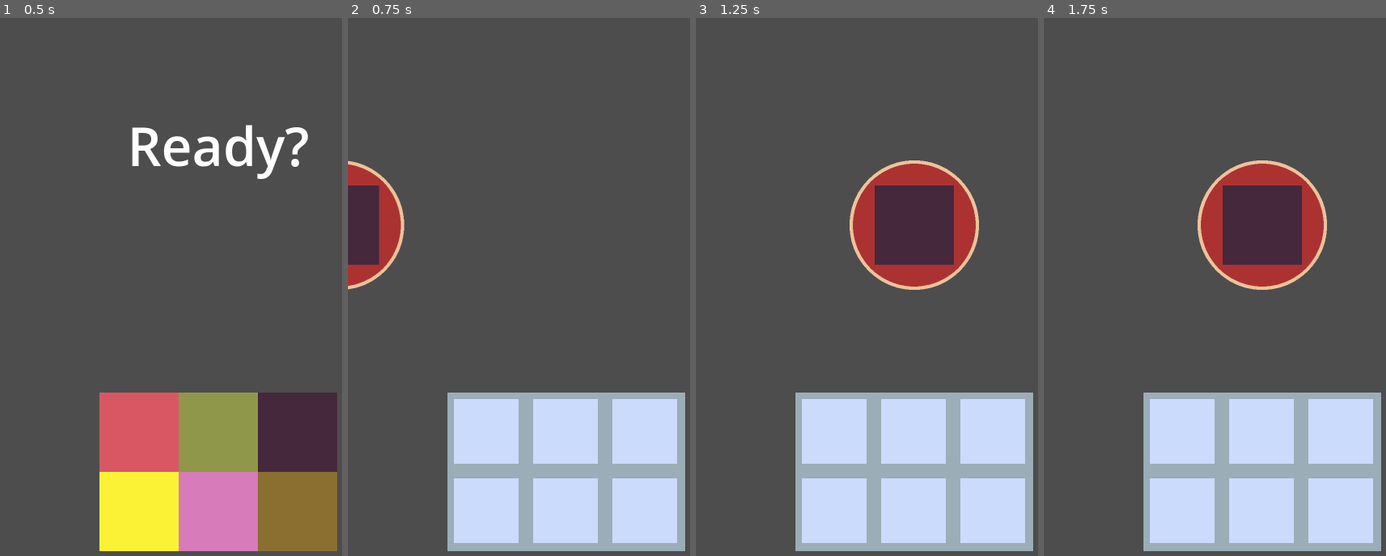
Above: before the commit, frames 1-4 (left to right).
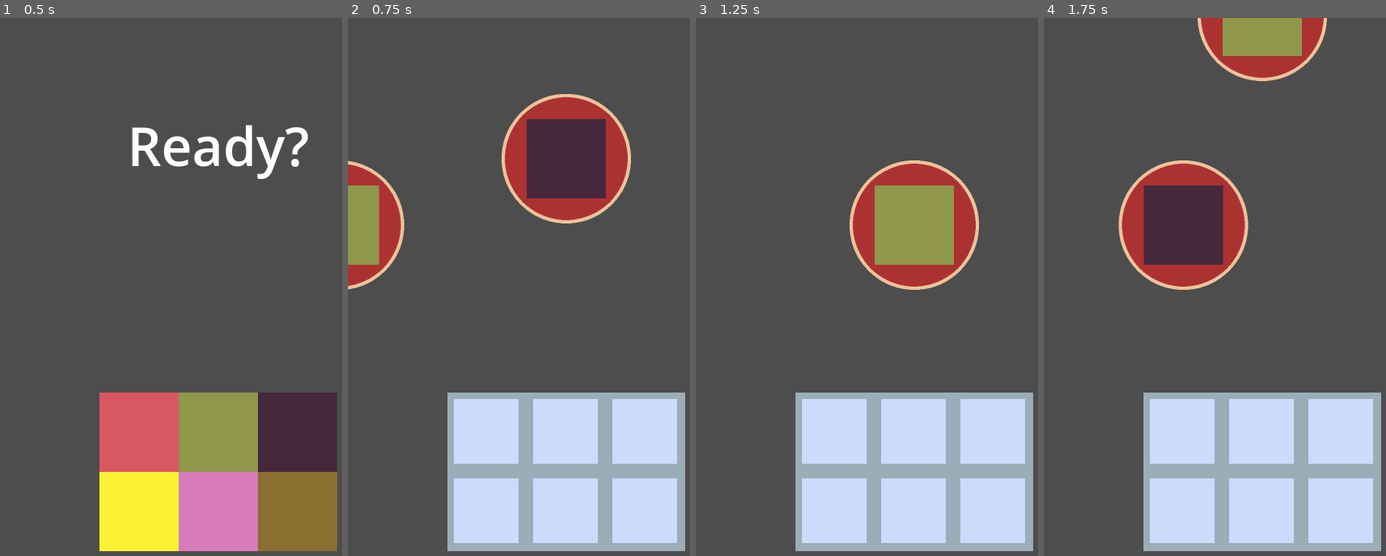
Above: after the commit, the same moments.

Repository: msanatan/EasyPizza
Game: Godot game, scene res://levels/main/game.tscn
The game is run twice, just before and just after one commit, with the same random seed, the same clock (stepped at 60 frames per second) and the same inputs.
Inputs (mouse positions are in pixels of both pictures, inside the frame that each line leads up to):
- Up to frame 1 (0.5 s): no input
- Up to frame 2 (0.75 s): tap Enter at 0.5 s; move the mouse to (488, 432) at 0.52 s; click (488, 432) at 0.6 s
- Up to frame 3 (1.25 s): no input
- Up to frame 4 (1.75 s): move the mouse to (1262, 432) at 1.27 s; click (1262, 432) at 1.35 s

Frame 1 is identical in both runs. In frame 2, 8.6% of the frame differs, in the area x 0-83%, y 14-46%; in frame 3, 3.4%; in frame 4, 16%, in the area x 21-83%, y 0-51%.

Commit message:
Match the player's selection with the current ingredients
We check if the player guessed correctly, and add points if they do.
No visual feedback as yet, but we know if it's right and wrong and move them on.
Key thing is to ensure that they don't use the same ingredient multiple times to get points.

Diff:
--- a/levels/main/game.gd
+++ b/levels/main/game.gd
@@ -9,17 +9,21 @@
 @export var mode: Difficuluty
 @export var ingredient_size = 196
 @export var row_size = 3
+@export var score_increment = 5
 
 @onready var ingredients_container: Node2D = $IngredientsContainer
 @onready var ready_label: Label = $HUD/ReadyLabel
 
 var current_state: GameState = GameState.READY
+var score = 0
 var ingredient_data: Array[IngredientData] = []
 var available_ingredients: Array[Ingredient] = []
 var available_ingredient_data: Array[IngredientData] = []
-var current_ingredeints: Array[IngredientData] = []
+var current_ingredients: Array[IngredientData] = []
+var already_guessed_ingredients: Array[String] = []
 var pizzas: Array[Pizza]
-var current_pizza: Pizza
+var current_pizza_index: int
+var remaining_guesses: int
 
 
 func _ready():
@@ -40,14 +44,23 @@
 		begin_round()
 
 
-##
+## Gets the ingredients to be guessed
 func begin_round() -> void:
-	current_ingredeints = get_random_ingredient_data(1)
-	current_pizza.add_toppings(current_ingredeints)
-	current_pizza.enter_scene()
+	already_guessed_ingredients = []
+	current_ingredients = get_random_ingredient_data(1)
+	remaining_guesses = current_ingredients.size()
+	pizzas[current_pizza_index].add_toppings(current_ingredients)
+	pizzas[current_pizza_index].enter_scene()
 
 
-## Instiante ingredient scenes and adds them to the game
+## Move the current pizza off and start a new round
+func end_round() -> void:
+	pizzas[current_pizza_index].exit_scene()
+	current_pizza_index = (current_pizza_index + 1) % 2
+	begin_round()
+
+
+## Instantiante ingredient scenes and adds them to the game
 func setup_ingredients():
 	var limit = 6 if mode == Difficuluty.NORMAL else 9
 	var start_position = position - Vector2(ingredient_size, 0)
@@ -62,6 +75,7 @@
 		ingredient.texture = ingredient_data[i].container_texture
 		ingredient.ingredient_name = ingredient_data[i].name
 		ingredient.position = start_position + Vector2(x_offset, y_offset)
+		ingredient.connect("ingredient_selected", check_ingredient_selection)
 		ingredients_container.add_child(ingredient)
 		available_ingredients.append(ingredient)
 		available_ingredient_data.append(ingredient_data[i])
@@ -74,7 +88,7 @@
 	var children = $PizzaPool.get_children()
 	for child in children:
 		pizzas.append(child as Pizza)
-	current_pizza = pizzas[0]
+	current_pizza_index = 0
 
 
 ## Loads the ingredients from the file system
@@ -107,3 +121,26 @@
 		if not already_selected:
 			chosen_ingredients.append(sid)
 	return chosen_ingredients
+
+
+## When a user selects and ingredient, check if it was correct or wrong
+## We add points to their score if correct, and give them feedback
+## If they ran out of guesses, we go to the next round
+func check_ingredient_selection(ingredient_name: String) -> void:
+	var is_correct = false
+	for ingredient in current_ingredients:
+		if ingredient.name == ingredient_name and not already_guessed_ingredients.has(ingredient_name):
+			is_correct = true
+			already_guessed_ingredients.append(ingredient_name)
+			break
+
+	if is_correct:
+		score += score_increment
+		print("Found a matching ingredient! New score is %d" % score)
+		# TODO: Do something to show that they got it right
+	else:
+		print("%s is not on the pizza! New score is %d" % [ingredient_name, score])
+
+	remaining_guesses -= 1
+	if remaining_guesses == 0:
+		end_round()
